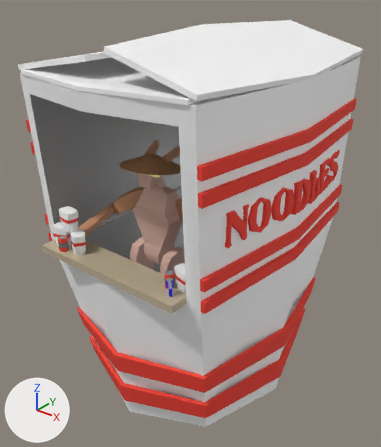
The FBX model Assets/Art/Models/Enviroment/short02.fbx, before and after one commit.
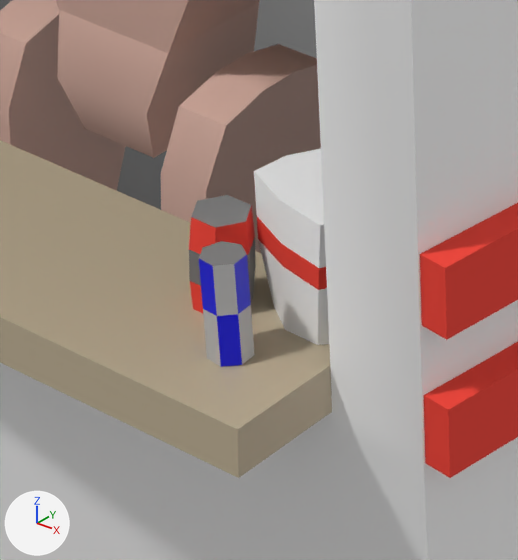
The first picture shows the older version from a 50 mm camera at (4.11, -5.42, 5.59) aimed at (-0.09, -0.16, 2.33). The close-ups show both versions on the part from 35% to 57% of the width and 54% to 73% of the height of that picture; other places that the commit changed are outside them. The axes (+X, +Y, +Z) are drawn at lower left. The lights are the same throughout. Where no turn or scale is listed for an object, it has been applied to the vertices.

The scene before the commit, as lines of its bpy script (objects in view):
```python
me_mesh_001 = bpy.data.meshes.new('Mesh.001')
me_mesh_001.from_pydata(...)  # 50 vertices, 48 faces; spans x -1.5..1.5, y -2.06..2.06, z 0.0..4.5
# faces by material slot: [40, 8]
me_mesh_001.materials.append(mat_white)  # white #ffffff
me_mesh_001.materials.append(mat_metal)  # grey #8a8a8a
me_mesh_002 = bpy.data.meshes.new('Mesh.002')
me_mesh_002.from_pydata(...)  # 130 vertices, 118 faces; spans x -0.88..-0.22, y -0.16..0.28, z -1.03..1.03
me_mesh_002.materials.append(mat_crema)  # beige #e3baab
me_mesh_015 = bpy.data.meshes.new('Mesh.015')
me_mesh_015.from_pydata(...)  # 26 vertices, 30 faces; spans x -0.06..0.06, y -0.052..0.052, z -0.094..0.094
# faces by material slot: [9, 9, 12]
me_mesh_015.materials.append(mat_darkestgrey)  # grey #747474
me_mesh_015.materials.append(mat_redpure)  # red #f53f30
me_mesh_015.materials.append(mat_metal)  # grey #8a8a8a
me_mesh_027 = bpy.data.meshes.new('Mesh.027')
me_mesh_027.from_pydata(...)  # 30 vertices, 28 faces; spans x -0.046..0.043, y -0.04..0.042, z -0.099..0.099
# faces by material slot: [6, 8, 14]
me_mesh_027.materials.append(mat_pasted__bluemarina)  # blue #0000dc
me_mesh_027.materials.append(mat_pasted__chrome1)  # grey #bcbcbc
me_mesh_027.materials.append(mat_pasted__metal)  # grey #8a8a8a
ob_basemini1 = bpy.data.objects.new('baseMini1', me_mesh_001)
ob_basemini1.location = (0.0, 0.0, 0.0)
ob_pasted__pcylinder2 = bpy.data.objects.new('pasted__pCylinder2', me_mesh_027)
ob_pasted__pcylinder2.location = (0.932, -1.794, 2.496)
ob_pasted__polysurface298 = bpy.data.objects.new('pasted__polySurface298', me_mesh_002)
ob_pasted__polysurface298.location = (0.515, -0.985, 2.493)
ob_pcylinder8 = bpy.data.objects.new('pCylinder8', me_mesh_015)
ob_pcylinder8.location = (0.824, -1.68, 2.488)
# also in view: 'baseMini5' at (0.0, 0.12, 2.1); 'baseMini9' at (0.99, -1.6, 2.53); 'pCube82' at (0.0, -1.73, 2.35)
```
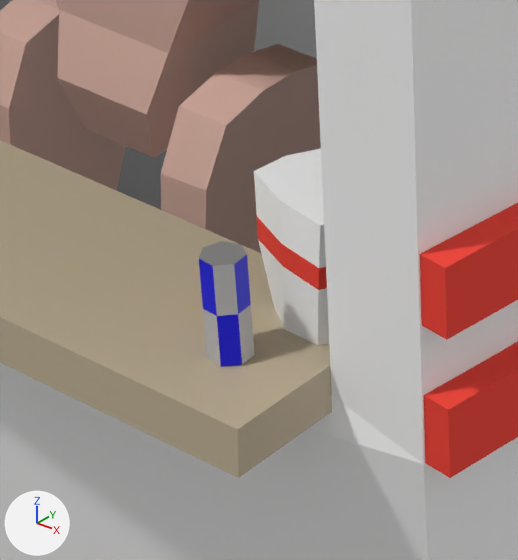
The change in detail:
me_mesh_001 has 50 vertices, 48 faces and spans x -1.5..1.5, y -2.06..2.06, z 0.0..4.5.
me_mesh_001 is used by ob_basemini1; location (0.0, 0.0, 0.0).
me_mesh_001 part 1: edges marked sharp go from 57 to 80.
me_mesh_002 has 130 vertices, 118 faces and spans x -0.88..-0.22, y -0.16..0.28, z -1.03..1.03.
me_mesh_002 is used by ob_pasted__polysurface298; location (0.515, -0.985, 2.493).
me_mesh_002 part 2: edges marked sharp go from 140 to 156.
Object 'pCylinder8' (ob_pcylinder8) is deleted.

What differs and where, as boxes (x1, y1, x2, y2) in the close-ups (518 x 560 px):
'pCylinder8', deleted
    before: (189, 195, 256, 313)
    faces in mat_redpure (red #f53f30): (189, 205, 255, 313)
    faces in mat_metal (grey #8a8a8a): (191, 195, 251, 228)
    faces in mat_darkestgrey (grey #747474): (189, 238, 256, 302)
part 1 of me_mesh_001, shading changed
    both: (0, 0, 518, 560)
part 2 of me_mesh_002, shading changed
    both: (0, 0, 321, 253)
